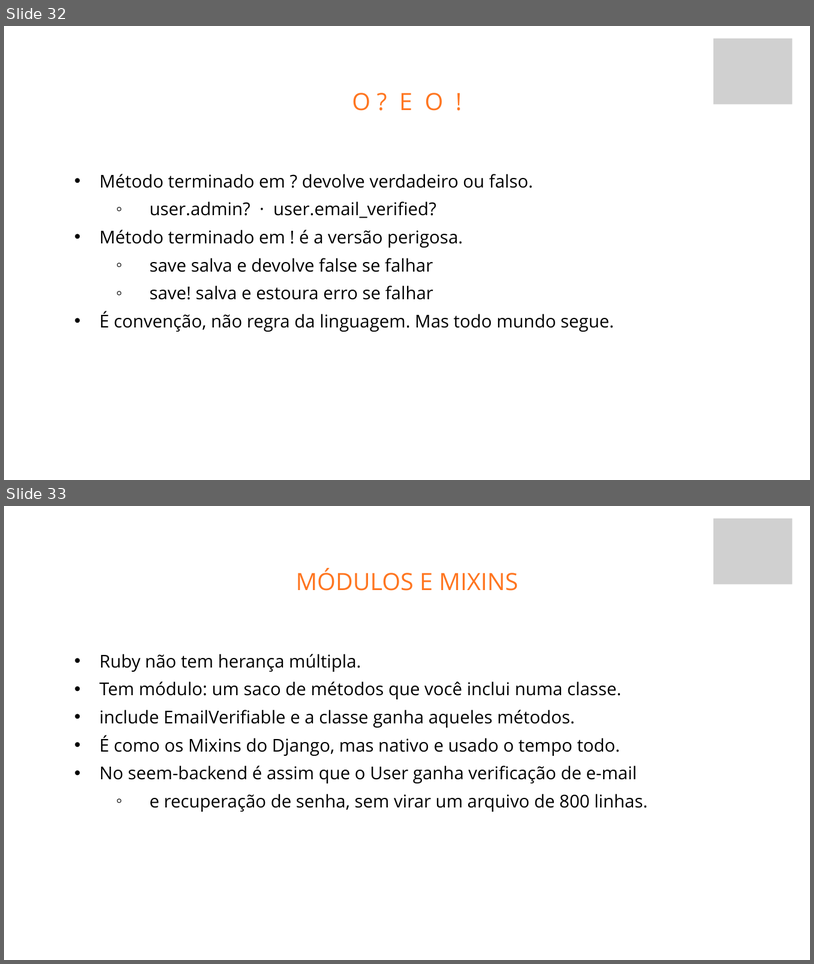
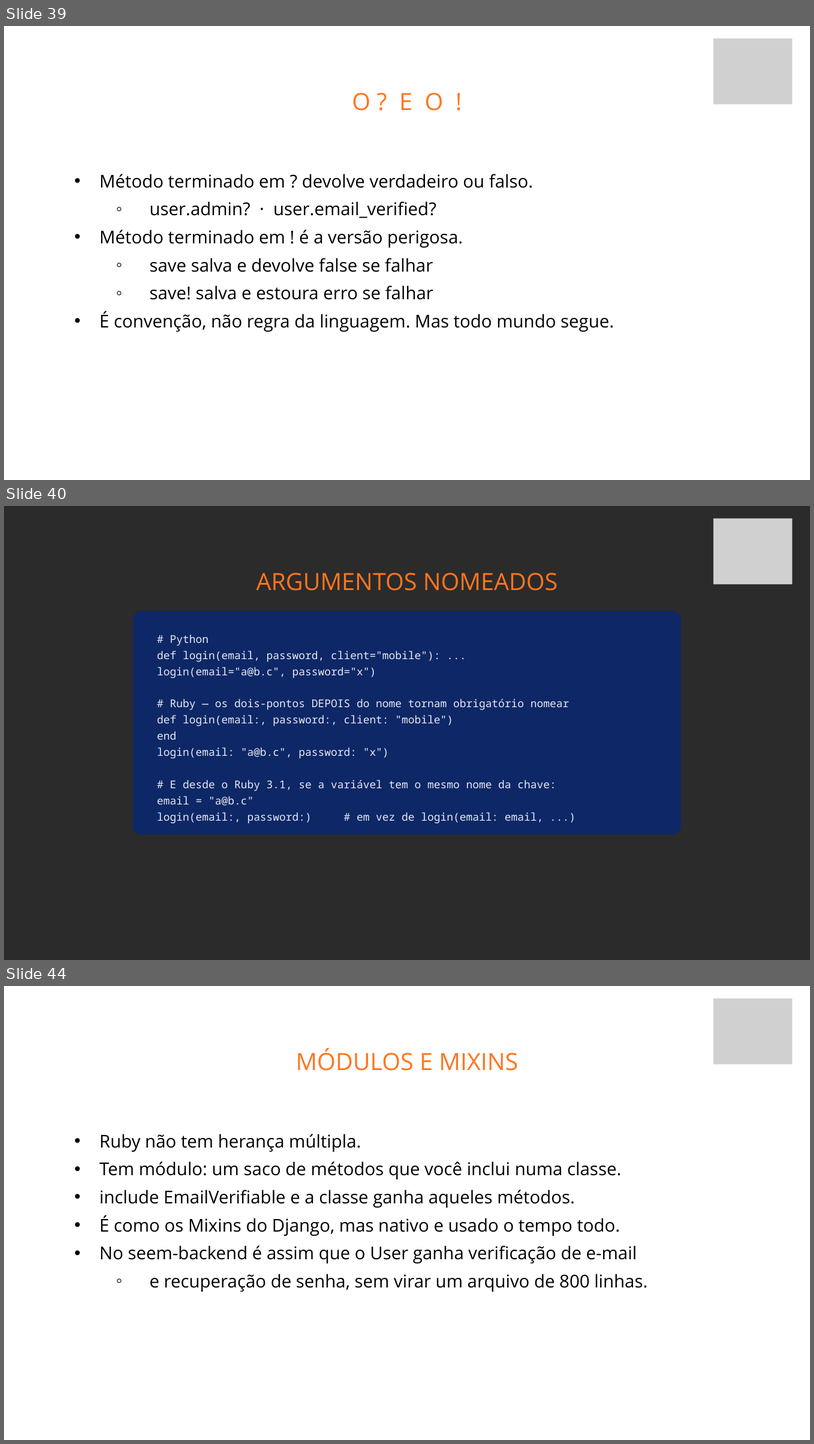
Before and after one commit to fabriciosiqueira08/capacitacao-gabarito, a slide deck: slides/build/aula-01-fundamentos-de-back-end.pptx. Shown one above the other, each under a label of ours: slides 32 and 33 before the commit, slides 39, 40 and 44 after it; the slides between them are not shown. The pictures are 814x964 and 814x1444 pixels, drawn with LibreOffice and Linux fonts; fonts in the diff are those of the drawing; grey boxes stand for pictures; background and template pictures are left out; a plain dark background stands for a picture behind light text. Boxes give left, top, right and bottom in pixels: in the first picture for what was removed or moved away, otherwise in the second. Text is boxed around its words. In the diff, an @@ line names an element or a change of style, - is before the commit and + after.

Commit message:
Aula 1: rede, HTTP e as lacunas de Ruby

```diff
--- a/slides/build/aula-01-fundamentos-de-back-end.pptx
+++ b/slides/build/aula-01-fundamentos-de-back-end.pptx
@@ slide 40 added at [4, 506, 810, 960], background picture (left out) @@
@@ picture added at [714, 519, 792, 584] @@
@@ text added at [257, 573, 558, 591], 42.4 pt, text #FF751F @@
+ARGUMENTOS NOMEADOS
@@ rounded rectangle added at [133, 611, 681, 835], fill #0E2766 @@
@@ text added at [157, 634, 569, 823], 19.2 pt, text #E6EAF2 @@
+# Python
+def login(email, password, client="mobile"): ...
+login(email="a@b.c", password="x")
+# Ruby — os dois-pontos DEPOIS do nome tornam obrigatório nomear
+def login(email:, password:, client: "mobile")
+end
+login(email: "a@b.c", password: "x")
+# E desde o Ruby 3.1, se a variável tem o mesmo nome da chave:
+email = "a@b.c"
+login(email:, password:) # em vez de login(email: email, ...)
@@ what was slide 32 is now slide 39 @@
@@ what was slide 33 is now slide 44 @@
```
Also in this commit, not shown: 12 other slides added, 14 other files.
